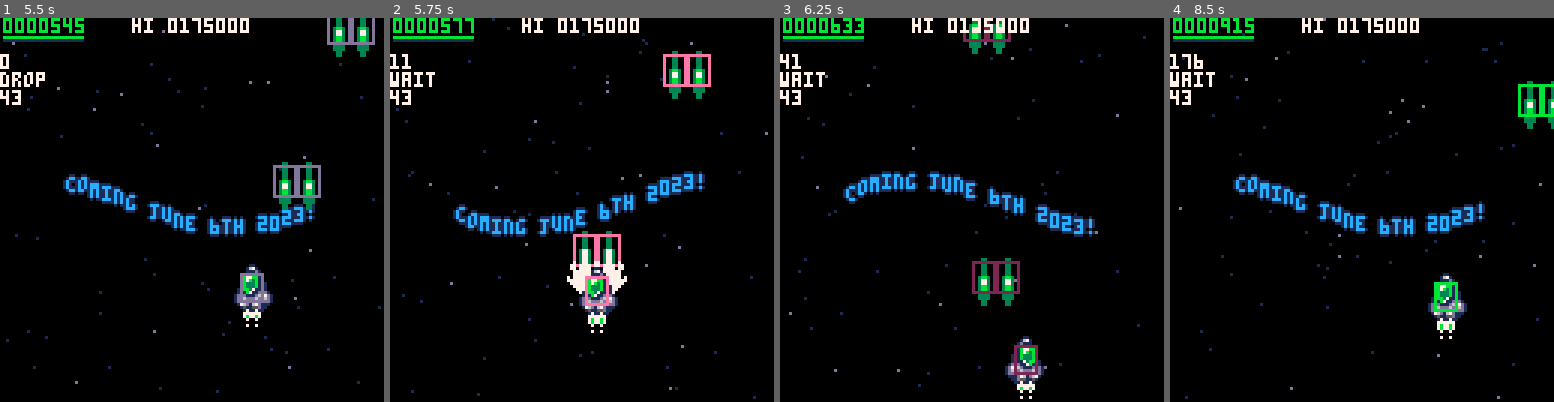
Above: before the commit, frames 1-4 (left to right).
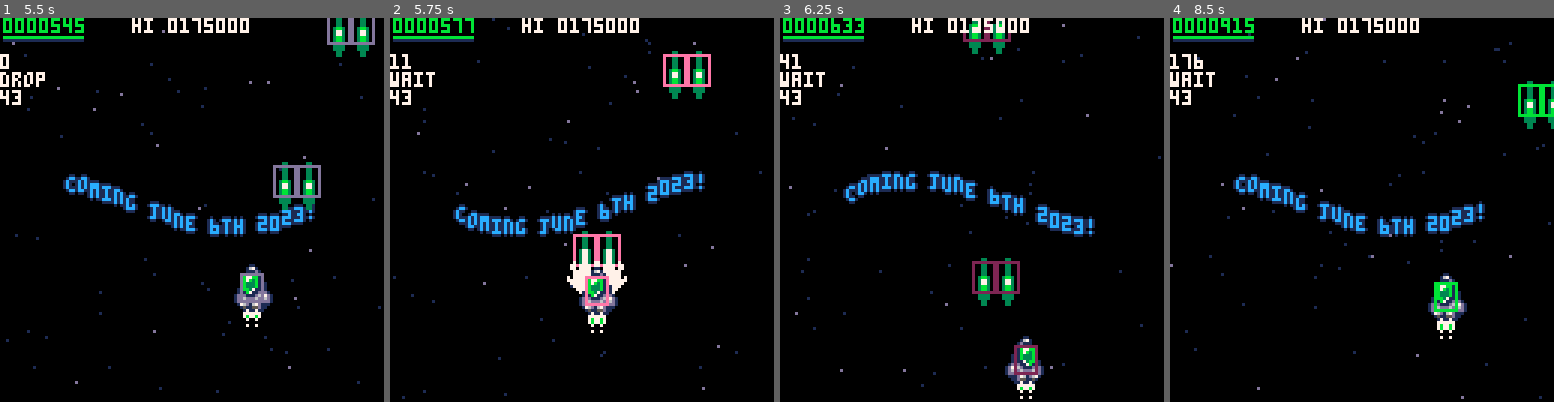
Above: after the commit, the same moments.

Repository: wimpysworld/antsy-alien-attack-pico
Game: PICO-8 cartridge main.p8
The game is run twice, just before and just after one commit, with the same random seed, the same clock (stepped at 60 frames per second) and the same inputs.
Inputs:
- Up to frame 1 (5.5 s): tap X (X key) at 0.33, 1.07, 1.85, 2.97, 4.08, 5.2 s; tap O (Z key) at 0.7, 1.7, 2.1, 2.5, 2.9, 3.3, 3.7, 4.1, 4.5, 4.9, 5.3 s; hold Right 1.6-2.1 s; hold Up 2.15-2.42 s; hold Right 2.47-3.03 s; hold Left 3.08-3.58 s; hold Down 3.63-3.97 s; hold Right 4.02-4.68 s; hold Up 4.73-5.03 s; hold Left from 5.08 s (still down)
- Up to frame 2 (5.75 s): release Left at 5.68 s; tap O (Z key) at 5.7 s; hold Down from 5.73 s (still down)
- Up to frame 3 (6.25 s): release Down at 6.03 s; hold Right from 6.08 s (still down); tap O (Z key) at 6.1 s
- Up to frame 4 (8.5 s): tap X (X key) at 6.32, 7.43 s; tap O (Z key) every 0.4 s from 6.5 to 8.1 s; release Right at 6.58 s; hold Right 6.63-7.13 s; hold Up 7.18-7.45 s; hold Right 7.5-8.07 s; hold Left from 8.12 s (still down)

Frame 1 is identical in both runs. In frame 2, 0.7% of the frame differs, in the area x 0-99%, y 5-100%; in frame 3, 0.6%; in frame 4, 0.8%, in the area x 0-100%, y 3-100%.

Commit message:
fix: correct lateral star field reaction

Diff:
--- a/main.p8
+++ b/main.p8
@@ -517,7 +517,7 @@
 function apply_stars_accel(dx,dy)
  local players=active_players()
 
- stars_accx+=(dx*0.5)/players
+ stars_accx-=(dx*0.5)/players
 
  if dy==-1 then
   stars_accy-=dy*0.05/players
